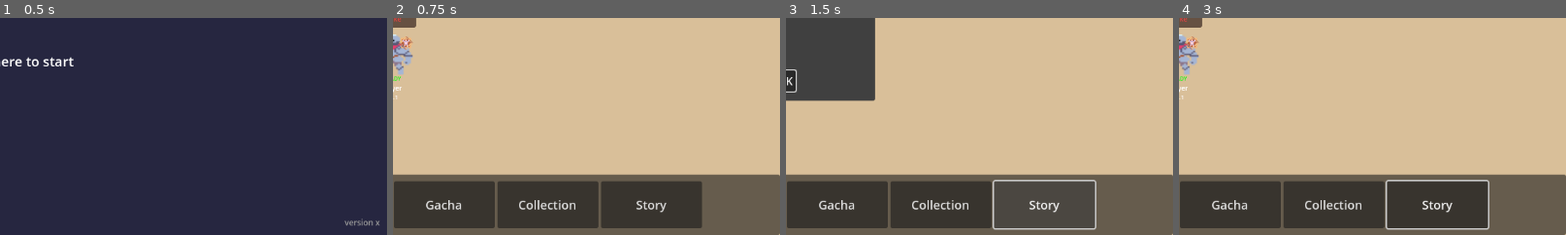
Above: before the commit, frames 1-4 (left to right).
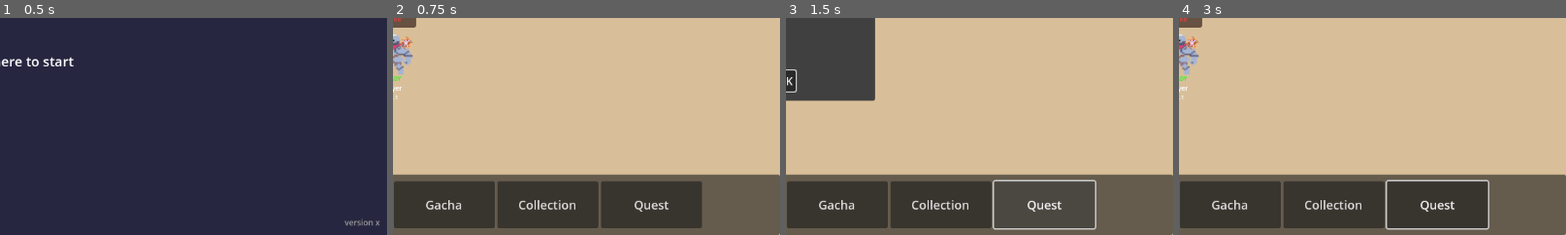
Above: after the commit, the same moments.

Repository: Kannerxp/gachaclicker
Game: Godot game, scene res://TitleScreen.tscn
The game is run twice, just before and just after one commit, with the same random seed, the same clock (stepped at 60 frames per second) and the same inputs.
Inputs (mouse positions are % of the whole screen's width and height, from its top left):
- Up to frame 1 (0.5 s): no input
- Up to frame 2 (0.75 s): tap Enter at 0.5 s; move the mouse to (72, 45) at 0.52 s; hold Ctrl from 0.53 s (still down); tap P at 0.6 s; click (72, 45) at 0.67 s
- Up to frame 3 (1.5 s): release Ctrl at 1.25 s; click "Story" (after the commit: "Quest") at 1.25 s
- Up to frame 4 (3 s): click "Story" (after the commit: "Quest") at 2 s; click "OK" at 2.75 s
The pictures show only the part of the screen within x 50-100%, y 50-100%; the shares and areas given below are measured in that part.

Frame 1 is identical in both runs. In frame 2, 0.2% of the frame differs, in the area x 62-72%, y 84-90%; in frame 3, 0.2%; in frame 4, 0.2%, in the area x 62-72%, y 83-90%.

Commit message:
Add files via upload

Diff:
--- a/claudev-2-(copy)/Main.gd
+++ b/claudev-2-(copy)/Main.gd
@@ -74,6 +74,11 @@
 
 # Auto-gold timer
 var auto_gold_timer: float = 0.0
+
+# Offline prgression system
+var welcome_back_scene = preload("res://WelcomeBackUI.tscn")
+var welcome_back_ui: Control = null
+var last_logout_time: int = 0  # Unix timestamp
 
 # UI References
 @onready var level_label = $UI/TopBar/TopBarContent/CenterSection/LevelLabel
@@ -105,23 +110,44 @@
 const MAX_TEAM_SIZE = 5
 
 func _ready():
+	print("========== GAME STARTING ==========")
+	print("Creating new gacha_system...")
 	gacha_system = GachaSystem.new()
+
+	print("Creating new prestige_system...")
 	prestige_system = PrestigeSystem.new()
+	print("Prestige system created. Initial state:")
+	print("  - Points: ", prestige_system.prestige_points)
+	print("  - Upgrades: ", prestige_system.purchased_upgrades)
 
 	# Load UI icon sprites
 	gold_icon.texture = SpriteManager.get_icon_texture("gold")
 	gems_icon.texture = SpriteManager.get_icon_texture("gems")
 
 	# Try to load saved game first
+	print("Attempting to load game...")
 	if load_game():
 		print("Game loaded successfully!")
+		print("After load, prestige state:")
+		print("  - Points: ", prestige_system.prestige_points)
+		print("  - Upgrades: ", prestige_system.purchased_upgrades)
+		check_offline_progression()
 	else:
 		# If no save exists, initialize new game
+		print("No save found, initializing new game...")
 		initialize_player_character()
+
+	print("After initialization, prestige state:")
+	print("  - Points: ", prestige_system.prestige_points)
+	print("  - Upgrades: ", prestige_system.purchased_upgrades)
 
 	spawn_enemy()
 	update_ui()
 	update_team_display()
+
+	print("After UI update, prestige state:")
+	print("  - Points: ", prestige_system.prestige_points)
+	print("  - Upgrades: ", prestige_system.purchased_upgrades)
 
 	# Connect UI buttons
 	bank_button.pressed.connect(_on_bank_button_pressed)
@@ -143,6 +169,8 @@
 	save_timer.autostart = true
 	save_timer.timeout.connect(save_game)
 	add_child(save_timer)
+
+	print("========== GAME START COMPLETE ==========")
 
 func initialize_player_character():
 	player_character = Character.new()
@@ -630,11 +658,20 @@
 
 # ========== SAVE/LOAD SYSTEM ==========
 
+
 func save_game():
 	var save_file = FileAccess.open(SAVE_FILE_PATH, FileAccess.WRITE)
 	if save_file == null:
 		print("Error: Could not open save file for writing!")
 		return
+
+	# Update logout time
+	last_logout_time = Time.get_unix_time_from_system()
+
+	# Get prestige data BEFORE creating save_data dictionary
+	var prestige_save = prestige_system.get_save_data()
+	print("DEBUG SAVE: Prestige points = ", prestige_save.get("prestige_points"))
+	print("DEBUG SAVE: Purchased upgrades = ", prestige_save.get("purchased_upgrades"))
 
 	var save_data = {
 		"gold": gold,
@@ -645,14 +682,15 @@
 		"characters": serialize_characters(),
 		"gacha_pity": gacha_system.get_pity_info(),
 		"active_team_ids": serialize_team(),
-		"prestige": prestige_system.get_save_data(),
-		"shop": shop_ui.get_save_data() if shop_ui != null else {}
+		"prestige": prestige_save,
+		"shop": shop_ui.get_save_data() if shop_ui != null else {},
+		"last_logout_time": last_logout_time
 	}
 
 	var json_string = JSON.stringify(save_data)
 	save_file.store_string(json_string)
 	save_file.close()
-	print("Game saved!")
+	print("Game saved! Prestige upgrades saved: ", prestige_save.get("purchased_upgrades"))
 
 func load_game() -> bool:
 	if not FileAccess.file_exists(SAVE_FILE_PATH):
@@ -666,6 +704,10 @@
 
 	var json_string = save_file.get_as_text()
 	save_file.close()
+
+	# Debug: Print raw JSON
+	print("DEBUG LOAD: Raw JSON from file:")
+	print(json_string.substr(0, 500))  # First 500 chars
 
 	var json = JSON.new()
 	var parse_result = json.parse(json_string)
@@ -675,12 +717,18 @@
 
 	var save_data = json.data
 
+	print("DEBUG LOAD: Parsed save_data type = ", typeof(save_data))
+	print("DEBUG LOAD: save_data keys = ", save_data.keys() if save_data is Dictionary else "NOT A DICTIONARY")
+
 	# Load currencies and progression
 	gold = save_data.get("gold", 0)
 	gems = save_data.get("gems", 20)
 	pull_currency = save_data.get("pull_currency", 20)
-	money = save_data.get("money", 20.0)
+	money = save_data.get("money", 20)
 	current_level = save_data.get("current_level", 1)
+
+	# Load logout time
+	last_logout_time = save_data.get("last_logout_time", 0)
 
 	# Load characters
 	deserialize_characters(save_data.get("characters", []))
@@ -693,15 +741,36 @@
 	gacha_system.character_pity_count = pity_info.get("character_pity", 0)
 	gacha_system.weapon_pity_count = pity_info.get("weapon_pity", 0)
 
-	# Load prestige data
+	# Load prestige data - WITH EXTENSIVE DEBUG LOGGING
+	print("DEBUG LOAD: About to load prestige data...")
+	print("DEBUG LOAD: prestige_system exists? ", prestige_system != null)
+
 	var prestige_data = save_data.get("prestige", {})
-	prestige_system.load_save_data(prestige_data)
+	print("DEBUG LOAD: prestige_data from save_data = ", prestige_data)
+	print("DEBUG LOAD: prestige_data type = ", typeof(prestige_data))
+
+	if prestige_data is Dictionary:
+		print("DEBUG LOAD: prestige_data keys = ", prestige_data.keys())
+		print("DEBUG LOAD: prestige_points in data = ", prestige_data.get("prestige_points"))
+		print("DEBUG LOAD: purchased_upgrades in data = ", prestige_data.get("purchased_upgrades"))
+		print("DEBUG LOAD: purchased_upgrades type = ", typeof(prestige_data.get("purchased_upgrades")))
+
+	if prestige_data.is_empty():
+		print("WARNING: No prestige data found in save file!")
+	else:
+		print("DEBUG LOAD: Calling prestige_system.load_save_data()...")
+		prestige_system.load_save_data(prestige_data)
+		print("DEBUG LOAD: After load_save_data():")
+		print("DEBUG LOAD: Prestige system points: ", prestige_system.prestige_points)
+		print("DEBUG LOAD: Prestige system upgrades: ", prestige_system.purchased_upgrades)
+		print("DEBUG LOAD: Prestige system upgrades size: ", prestige_system.purchased_upgrades.size())
 
 	# Load shop data
 	var shop_data = save_data.get("shop", {})
 	if shop_ui != null:
 		shop_ui.load_save_data(shop_data)
 
+	print("DEBUG LOAD: Load complete!")
 	return true
 
 func serialize_characters() -> Array:
@@ -1266,6 +1335,145 @@
 	popup.popup_centered()
 	popup.confirmed.connect(popup.queue_free)
 
+# ========== Offline ==========
+func check_offline_progression():
+	# Check if player has unlocked offline progression
+	if not prestige_system.has_offline_progression():
+		print("Offline progression not unlocked yet")
+		return
+
+	if last_logout_time == 0:
+		print("No logout time recorded")
+		return
+
+	# Calculate time away in seconds
+	var current_time = Time.get_unix_time_from_system()
+	var time_away_seconds = current_time - last_logout_time
+
+	# Need at least 60 seconds away to trigger offline rewards
+	if time_away_seconds < 60:
+		print("Not enough time away for offline rewards")
+		return
+
+	# Get offline time limit (in hours, -1 for unlimited)
+	var time_limit_hours = prestige_system.get_offline_time_limit()
+	var time_limit_seconds = time_limit_hours * 3600 if time_limit_hours > 0 else time_away_seconds
+
+	# Cap time away to the limit
+	var effective_time = min(time_away_seconds, time_limit_seconds) if time_limit_hours > 0 else time_away_seconds
+
+	print("Player was away for ", effective_time, " seconds (", effective_time / 3600.0, " hours)")
+
+	# Calculate offline rewards
+	var rewards = calculate_offline_rewards(effective_time)
+
+	# Show welcome back UI if we have any rewards
+	if rewards.gold > 0 or rewards.money > 0 or rewards.levels > 0:
+		show_welcome_back_ui(time_away_seconds, rewards, time_limit_hours)
+
+func calculate_offline_rewards(time_seconds: float) -> Dictionary:
+	var rewards = {
+		"gold": 0,
+		"money": 0,
+		"levels": 0
+	}
+
+	# Simulate combat progression for gold
+	# Assume average of 3 seconds per enemy kill (auto-attack interval)
+	var kills_per_hour = 3600 / 3.0
+	var hours = time_seconds / 3600.0
+	var estimated_kills = int(kills_per_hour * hours)
+
+	# Calculate gold from progression
+	var starting_level = current_level
+	var simulated_level = starting_level
+	var total_gold = 0
+
+	# Simulate killing enemies and progressing through levels
+	for i in range(estimated_kills):
+		# Every 10th kill is a boss (gives more gold)
+		var is_boss_kill = (i + 1) % 10 == 0
+
+		var gold_reward = 0
+		if is_boss_kill:
+			gold_reward = 50 + (simulated_level * 10)
+		else:
+			gold_reward = 5 + (simulated_level * 2)
+
+		# Apply prestige gold multiplier
+		gold_reward = int(gold_reward * prestige_system.get_gold_multiplier())
+
+		total_gold += gold_reward
+		simulated_level += 1
+
+	rewards.gold = total_gold
+	rewards.levels = simulated_level - starting_level
+
+	# Calculate money generation if unlocked
+	if prestige_system.has_offline_money_generation():
+		var money_per_minute = 1.0 / (money_generation_interval / 60.0)
+		money_per_minute *= prestige_system.get_money_speed_multiplier()
+		var minutes = time_seconds / 60.0
+		rewards.money = int(money_per_minute * minutes)
+
+	return rewards
+
+func show_welcome_back_ui(time_away: float, rewards: Dictionary, limit_hours: float):
+	if welcome_back_ui != null:
+		welcome_back_ui.queue_free()
+
+	welcome_back_ui = welcome_back_scene.instantiate()
+	add_child(welcome_back_ui)
+
+	var had_limit = limit_hours != 0
+	welcome_back_ui.setup(
+		time_away,
+		rewards.gold,
+		rewards.money,
+		rewards.levels,
+		had_limit,
+		limit_hours
+	)
+
+	welcome_back_ui.rewards_claimed.connect(_on_offline_rewards_claimed)
+
+func _on_offline_rewards_claimed(rewards: Dictionary):
+	# Apply the rewards
+	gold += rewards.gold
+	money += rewards.money
+	current_level += rewards.levels
+
+	print("Claimed offline rewards: ", rewards)
+
+	# Spawn new enemy at new level
+	spawn_enemy()
+	update_ui()
+	save_game()
+
+	# Show a brief notification
+	var notification = Label.new()
+	notification.text = "Rewards claimed!"
+	notification.add_theme_font_size_override("font_size", 24)
+	notification.add_theme_color_override("font_color", Color.GREEN)
+	notification.position = Vector2(get_viewport_rect().size.x / 2 - 100, 100)
+	add_child(notification)
+
+	# Fade out notification
+	var tween = create_tween()
+	tween.tween_property(notification, "modulate:a", 0.0, 2.0).set_delay(1.0)
+	tween.tween_callback(notification.queue_free)
+
+func print_prestige_debug():
+	print("========== PRESTIGE DEBUG ==========")
+	print("Prestige Points: ", prestige_system.prestige_points)
+	print("Purchased Upgrades: ", prestige_system.purchased_upgrades)
+	print("Total Upgrades Available: ", prestige_system.upgrades.size())
+	for upgrade_id in prestige_system.purchased_upgrades:
+		var upgrade = prestige_system.get_upgrade_by_id(upgrade_id)
+		if not upgrade.is_empty():
+			print("  - ID ", upgrade_id, ": ", upgrade.name)
+	print("===================================")
+
 # ========== CHARACTER FUNCTIONS ==========
 
 func _on_character_selected(character: Character):
@@ -1453,6 +1661,10 @@
 func show_prestige_ui():
 	hide_all_uis()
 
+	# Debug: Print prestige state when opening UI
+	print("Opening Prestige UI...")
+	print_prestige_debug()
+
 	if prestige_ui == null:
 		prestige_ui = prestige_scene.instantiate()
 		add_child(prestige_ui)
@@ -1462,6 +1674,7 @@
 		prestige_ui.ascend_requested.connect(_on_ascend_requested)
 		prestige_ui.back_pressed.connect(hide_all_uis)
 
+	# Always refresh the prestige UI with current data
 	prestige_ui.setup(prestige_system)
 	prestige_ui.visible = true
 	prestige_ui.update_ascend_button(current_level)
@@ -1552,6 +1765,11 @@
 			KEY_5:
 				use_ability(4)
 
+	# Debug: Press P to print prestige info
+	if event is InputEventKey and event.pressed and event.keycode == KEY_P:
+		if not Input.is_key_pressed(KEY_CTRL):  # Don't trigger if doing Ctrl+P
+			print_prestige_debug()
+
 	# Cheat code to reset progress (Press R key)
 	if event is InputEventKey and event.pressed and event.keycode == KEY_R:
 		if Input.is_key_pressed(KEY_CTRL):
--- a/claudev-2-(copy)/Main.tscn
+++ b/claudev-2-(copy)/Main.tscn
@@ -187,7 +187,7 @@
 custom_minimum_size = Vector2(150, 60)
 layout_mode = 2
 theme_override_font_sizes/font_size = 18
-text = "Story"
+text = "Quest"
 
 [node name="EnemyContainer" type="Control" parent="."]
 layout_mode = 1
--- a/claudev-2-(copy)/PrestigeSystem.gd
+++ b/claudev-2-(copy)/PrestigeSystem.gd
@@ -16,95 +16,119 @@
 func initialize_upgrades():
 	# Each upgrade MUST be purchased in order (index 0 before 1, etc.)
 	upgrades = [
-		# Tier 1 - Starter upgrades
+		# Tier 1 - Starter (Offline unlocked first!)
 		{
 			"id": 0,
+			"name": "Offline Progress I",
+			"description": "Earn gold while offline (12 hour limit)",
+			"cost": 5,
+			"type": "offline_limit",
+			"value": 12.0  # hours
+		},
+		{
+			"id": 1,
 			"name": "Damage Boost I",
 			"description": "+10% damage to all attacks",
-			"cost": 5,
+			"cost": 8,
 			"type": "damage_multiplier",
 			"value": 0.10
 		},
 		{
-			"id": 1,
+			"id": 2,
 			"name": "Money Generation I",
 			"description": "Money generates 20% faster",
-			"cost": 8,
+			"cost": 12,
 			"type": "money_speed",
 			"value": 0.20
 		},
 		{
-			"id": 2,
+			"id": 3,
 			"name": "Damage Boost II",
 			"description": "+15% damage to all attacks",
-			"cost": 15,
+			"cost": 20,
 			"type": "damage_multiplier",
 			"value": 0.15
 		},
 
 		# Tier 2 - Early game
 		{
-			"id": 3,
+			"id": 4,
 			"name": "Gold Boost I",
 			"description": "+25% gold from enemies",
-			"cost": 25,
+			"cost": 30,
 			"type": "gold_multiplier",
 			"value": 0.25
 		},
 		{
-			"id": 4,
+			"id": 5,
 			"name": "Money Generation II",
 			"description": "Money generates 30% faster",
-			"cost": 40,
+			"cost": 45,
 			"type": "money_speed",
 			"value": 0.30
 		},
 		{
-			"id": 5,
+			"id": 6,
+			"name": "Offline Progress II",
+			"description": "Offline time limit increased to 24 hours",
+			"cost": 65,
+			"type": "offline_limit",
+			"value": 24.0  # hours
+		},
+		{
+			"id": 7,
 			"name": "Critical Strike",
 			"description": "5% chance for 2x damage",
-			"cost": 60,
+			"cost": 90,
 			"type": "crit_chance",
 			"value": 0.05
 		},
 
 		# Tier 3 - Mid game
 		{
-			"id": 6,
+			"id": 8,
 			"name": "Damage Boost III",
 			"description": "+25% damage to all attacks",
-			"cost": 100,
+			"cost": 120,
 			"type": "damage_multiplier",
 			"value": 0.25
 		},
 		{
-			"id": 7,
+			"id": 9,
 			"name": "Auto-Gold",
 			"description": "Gain 1 gold per second passively",
-			"cost": 150,
+			"cost": 160,
 			"type": "auto_gold",
 			"value": 1.0
 		},
 		{
-			"id": 8,
+			"id": 10,
 			"name": "Gold Boost II",
 			"description": "+50% gold from enemies",
-			"cost": 200,
+			"cost": 210,
 			"type": "gold_multiplier",
 			"value": 0.50
 		},
+		{
+			"id": 11,
+			"name": "Offline Progress III",
+			"description": "Offline time limit increased to 7 days",
+			"cost": 270,
+			"type": "offline_limit",
+			"value": 168.0  # hours (7 days)
+		},
 
 		# Tier 4 - Late game
 		{
-			"id": 9,
+			"id": 12,
 			"name": "Money Generation III",
 			"description": "Money generates 50% faster",
-			"cost": 300,
+			"cost": 350,
 			"type": "money_speed",
 			"value": 0.50
 		},
 		{
-			"id": 10,
+			"id": 13,
 			"name": "Ability Cooldown Reduction",
 			"description": "All abilities cooldown 15% faster",
 			"cost": 450,
@@ -112,36 +136,52 @@
 			"value": 0.15
 		},
 		{
-			"id": 11,
+			"id": 14,
 			"name": "Damage Boost IV",
 			"description": "+40% damage to all attacks",
-			"cost": 650,
+			"cost": 600,
 			"type": "damage_multiplier",
 			"value": 0.40
 		},
+		{
+			"id": 15,
+			"name": "Offline Money Generation",
+			"description": "Money generates while offline",
+			"cost": 800,
+			"type": "offline_money",
+			"value": 1.0
+		},
 
 		# Tier 5 - End game
 		{
-			"id": 12,
+			"id": 16,
 			"name": "Boss Timer Extension",
 			"description": "+5 seconds on boss timers",
-			"cost": 900,
+			"cost": 1050,
 			"type": "boss_timer",
 			"value": 5.0
 		},
 		{
-			"id": 13,
+			"id": 17,
 			"name": "Auto-Gold II",
 			"description": "Gain 3 gold per second passively",
-			"cost": 1200,
+			"cost": 1400,
 			"type": "auto_gold",
 			"value": 3.0
 		},
 		{
-			"id": 14,
+			"id": 18,
+			"name": "Offline Progress IV",
+			"description": "Unlimited offline time!",
+			"cost": 1900,
+			"type": "offline_limit",
+			"value": -1.0  # unlimited
+		},
+		{
+			"id": 19,
 			"name": "Ultimate Power",
 			"description": "+100% damage to all attacks",
-			"cost": 2000,
+			"cost": 2500,
 			"type": "damage_multiplier",
 			"value": 1.00
 		}
@@ -226,6 +266,25 @@
 func get_boss_timer_extension() -> float:
 	return get_total_bonus("boss_timer")
 
+# NEW: Offline progression methods
+func has_offline_progression() -> bool:
+	return is_upgrade_purchased(0)  # First offline upgrade (now ID 0!)
+
+func get_offline_time_limit() -> float:
+	# Returns hours, -1 for unlimited
+	if is_upgrade_purchased(18):  # Unlimited
+		return -1.0
+	elif is_upgrade_purchased(11):  # 7 days
+		return 168.0
+	elif is_upgrade_purchased(6):  # 24 hours
+		return 24.0
+	elif is_upgrade_purchased(0):  # 12 hours
+		return 12.0
+	return 0.0
+
+func has_offline_money_generation() -> bool:
+	return is_upgrade_purchased(15)
+
 # Award prestige points based on level
 func calculate_prestige_points_from_level(level: int) -> int:
 	# Formula: Square root scaling for prestige points
@@ -250,9 +309,32 @@
 func load_save_data(data: Dictionary):
 	prestige_points = data.get("prestige_points", 0)
 
+	# Debug: Print what we're trying to load
+	print("PrestigeSystem.load_save_data: Raw data received = ", data)
+
 	# Convert generic Array to Array[int]
 	var loaded_upgrades = data.get("purchased_upgrades", [])
+	print("PrestigeSystem.load_save_data: Loaded upgrades from data = ", loaded_upgrades)
+	print("PrestigeSystem.load_save_data: Type of loaded_upgrades = ", typeof(loaded_upgrades))
+
 	purchased_upgrades.clear()
-	for upgrade_id in loaded_upgrades:
-		if upgrade_id is int:
-			purchased_upgrades.append(upgrade_id)
+
+	# Handle both Array and Array[int] types
+	if loaded_upgrades is Array:
+		for i in range(loaded_upgrades.size()):
+			var upgrade_id = loaded_upgrades[i]
+			print("PrestigeSystem.load_save_data: Processing upgrade_id = ", upgrade_id, ", type = ", typeof(upgrade_id))
+
+			# Convert to int if needed
+			if upgrade_id is int:
+				purchased_upgrades.append(upgrade_id)
+			elif upgrade_id is float:
+				purchased_upgrades.append(int(upgrade_id))
+			elif upgrade_id is String:
+				purchased_upgrades.append(int(upgrade_id))
+			else:
+				print("WARNING: Unknown upgrade_id type: ", typeof(upgrade_id))
+
+	# Debug logging
+	print("PrestigeSystem: Loaded ", prestige_points, " prestige points")
+	print("PrestigeSystem: Loaded ", purchased_upgrades.size(), " purchased upgrades: ", purchased_upgrades)
--- /dev/null
+++ b/claudev-2-(copy)/WelcomeBackUI.gd
@@ -0,0 +1,117 @@
+extends Control
+
+signal rewards_claimed
+
+@onready var title_label = $Panel/VBox/TitleLabel
+@onready var time_away_label = $Panel/VBox/TimeAwayLabel
+@onready var rewards_container = $Panel/VBox/RewardsContainer
+@onready var claim_button = $Panel/VBox/ClaimButton
+@onready var background = $Background
+
+var rewards_data: Dictionary = {}
+
+func _ready():
+	claim_button.pressed.connect(_on_claim_pressed)
+
+	# Darken background
+	background.color = Color(0, 0, 0, 0.7)
+
+func setup(time_away_seconds: float, gold_earned: int, money_earned: int, levels_progressed: int, had_limit: bool, limit_hours: float):
+	# Format time away
+	var time_text = format_time(time_away_seconds)
+
+	if had_limit and limit_hours > 0:
+		var limit_text = format_time(limit_hours * 3600)
+		time_away_label.text = "You were away for: " + time_text + " / " + limit_text
+	elif had_limit and limit_hours < 0:
+		time_away_label.text = "You were away for: " + time_text + " (Unlimited)"
+	else:
+		time_away_label.text = "You were away for: " + time_text
+
+	# Clear existing rewards
+	for child in rewards_container.get_children():
+		child.queue_free()
+
+	await get_tree().process_frame
+
+	# Store rewards for claiming
+	rewards_data = {
+		"gold": gold_earned,
+		"money": money_earned,
+		"levels": levels_progressed
+	}
+
+	# Add rewards display
+	if levels_progressed > 0:
+		add_reward_display("Levels Progressed", str(levels_progressed), null)
+
+	if gold_earned > 0:
+		add_reward_display("Gold", str(gold_earned), SpriteManager.get_icon_texture("gold"))
+
+	if money_earned > 0:
+		add_reward_display("Money", str(money_earned), SpriteManager.get_icon_texture("money"))
+
+	# Show bonus message if earned a lot
+	if gold_earned > 1000 or levels_progressed > 10:
+		var bonus_label = Label.new()
+		bonus_label.text = "⭐ Great progress while you were away! ⭐"
+		bonus_label.add_theme_font_size_override("font_size", 14)
+		bonus_label.add_theme_color_override("font_color", Color.GOLD)
+		bonus_label.horizontal_alignment = HORIZONTAL_ALIGNMENT_CENTER
+		rewards_container.add_child(bonus_label)
+
+func add_reward_display(reward_name: String, amount: String, icon: Texture2D):
+	var hbox = HBoxContainer.new()
+	hbox.alignment = BoxContainer.ALIGNMENT_CENTER
+
+	# Icon
+	if icon != null:
+		var icon_rect = TextureRect.new()
+		icon_rect.texture = icon
+		icon_rect.custom_minimum_size = Vector2(32, 32)
+		icon_rect.expand_mode = TextureRect.EXPAND_IGNORE_SIZE
+		icon_rect.stretch_mode = TextureRect.STRETCH_KEEP_ASPECT_CENTERED
+		hbox.add_child(icon_rect)
+
+		# Spacer
+		var spacer = Control.new()
+		spacer.custom_minimum_size = Vector2(10, 0)
+		hbox.add_child(spacer)
+
+	# Text
+	var label = Label.new()
+	label.text = reward_name + ": " + amount
+	label.add_theme_font_size_override("font_size", 18)
+	label.add_theme_color_override("font_color", Color.WHITE)
+	hbox.add_child(label)
+
+	rewards_container.add_child(hbox)
+
+	# Add separator
+	var separator = HSeparator.new()
+	rewards_container.add_child(separator)
+
+func format_time(seconds: float) -> String:
+	var days = int(seconds / 86400)
+	var hours = int((seconds - (days * 86400)) / 3600)
+	var minutes = int((seconds - (days * 86400) - (hours * 3600)) / 60)
+	var secs = int(seconds - (days * 86400) - (hours * 3600) - (minutes * 60))
+
+	if days > 0:
+		if hours > 0:
+			return str(days) + "d " + str(hours) + "h"
+		else:
+			return str(days) + " day" + ("s" if days > 1 else "")
+	elif hours > 0:
+		if minutes > 0:
+			return str(hours) + "h " + str(minutes) + "m"
+		else:
+			return str(hours) + " hour" + ("s" if hours > 1 else "")
+	elif minutes > 0:
+		return str(minutes) + " minute" + ("s" if minutes > 1 else "")
+	else:
+		return str(secs) + " second" + ("s" if secs != 1 else "")
+
+func _on_claim_pressed():
+	rewards_claimed.emit(rewards_data)
+	queue_free()
--- /dev/null
+++ b/claudev-2-(copy)/WelcomeBackUI.tscn
@@ -0,0 +1,96 @@
+[gd_scene load_steps=2 format=3 uid="uid://welcome_back_scene"]
+
+[ext_resource type="Script" path="res://WelcomeBackUI.gd" id="1"]
+
+[node name="WelcomeBackUI" type="Control"]
+layout_mode = 3
+anchors_preset = 15
+anchor_right = 1.0
+anchor_bottom = 1.0
+grow_horizontal = 2
+grow_vertical = 2
+script = ExtResource("1")
+
+[node name="Background" type="ColorRect" parent="."]
+layout_mode = 1
+anchors_preset = 15
+anchor_right = 1.0
+anchor_bottom = 1.0
+grow_horizontal = 2
+grow_vertical = 2
+color = Color(0, 0, 0, 0.7)
+
+[node name="Panel" type="Panel" parent="."]
+layout_mode = 1
+anchors_preset = 8
+anchor_left = 0.5
+anchor_top = 0.5
+anchor_right = 0.5
+anchor_bottom = 0.5
+offset_left = -300.0
+offset_top = -250.0
+offset_right = 300.0
+offset_bottom = 250.0
+grow_horizontal = 2
+grow_vertical = 2
+
+[node name="VBox" type="VBoxContainer" parent="Panel"]
+layout_mode = 1
+anchors_preset = 15
+anchor_right = 1.0
+anchor_bottom = 1.0
+offset_left = 20.0
+offset_top = 20.0
+offset_right = -20.0
+offset_bottom = -20.0
+grow_horizontal = 2
+grow_vertical = 2
+alignment = 1
+
+[node name="TitleLabel" type="Label" parent="Panel/VBox"]
+layout_mode = 2
+theme_override_colors/font_color = Color(1, 0.843137, 0, 1)
+theme_override_font_sizes/font_size = 36
+text = "Welcome Back!"
+horizontal_alignment = 1
+
+[node name="Spacer1" type="Control" parent="Panel/VBox"]
+custom_minimum_size = Vector2(0, 20)
+layout_mode = 2
+
+[node name="TimeAwayLabel" type="Label" parent="Panel/VBox"]
+layout_mode = 2
+theme_override_font_sizes/font_size = 16
+text = "You were away for: X"
+horizontal_alignment = 1
+autowrap_mode = 2
+
+[node name="Spacer2" type="Control" parent="Panel/VBox"]
+custom_minimum_size = Vector2(0, 30)
+layout_mode = 2
+
+[node name="RewardsTitle" type="Label" parent="Panel/VBox"]
+layout_mode = 2
+theme_override_font_sizes/font_size = 20
+text = "Offline Rewards"
+horizontal_alignment = 1
+
+[node name="Spacer3" type="Control" parent="Panel/VBox"]
+custom_minimum_size = Vector2(0, 10)
+layout_mode = 2
+
+[node name="RewardsContainer" type="VBoxContainer" parent="Panel/VBox"]
+layout_mode = 2
+size_flags_vertical = 3
+alignment = 1
+
+[node name="Spacer4" type="Control" parent="Panel/VBox"]
+custom_minimum_size = Vector2(0, 20)
+layout_mode = 2
+
+[node name="ClaimButton" type="Button" parent="Panel/VBox"]
+custom_minimum_size = Vector2(200, 50)
+layout_mode = 2
+size_flags_horizontal = 4
+theme_override_font_sizes/font_size = 20
+text = "Claim Rewards"
Not shown: 1 places in claudev-2-(copy)/BankUI.tscn that only renumber resources
Not shown: 1 places in claudev-2-(copy)/TeamUI.tscn that only renumber resources
Not shown, added: claudev-2-(copy)/WelcomeBackUI.gd.uid
Not shown, changed: claudev-2-(copy)/export_presets.cfg
